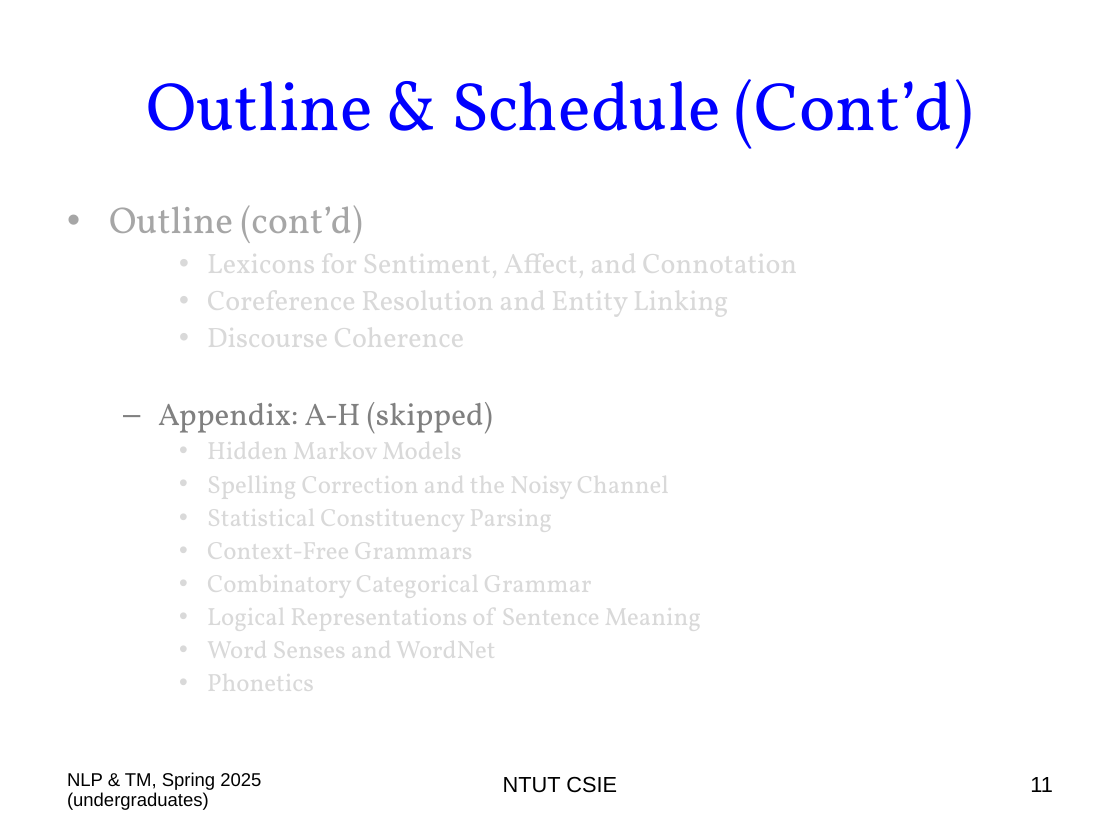
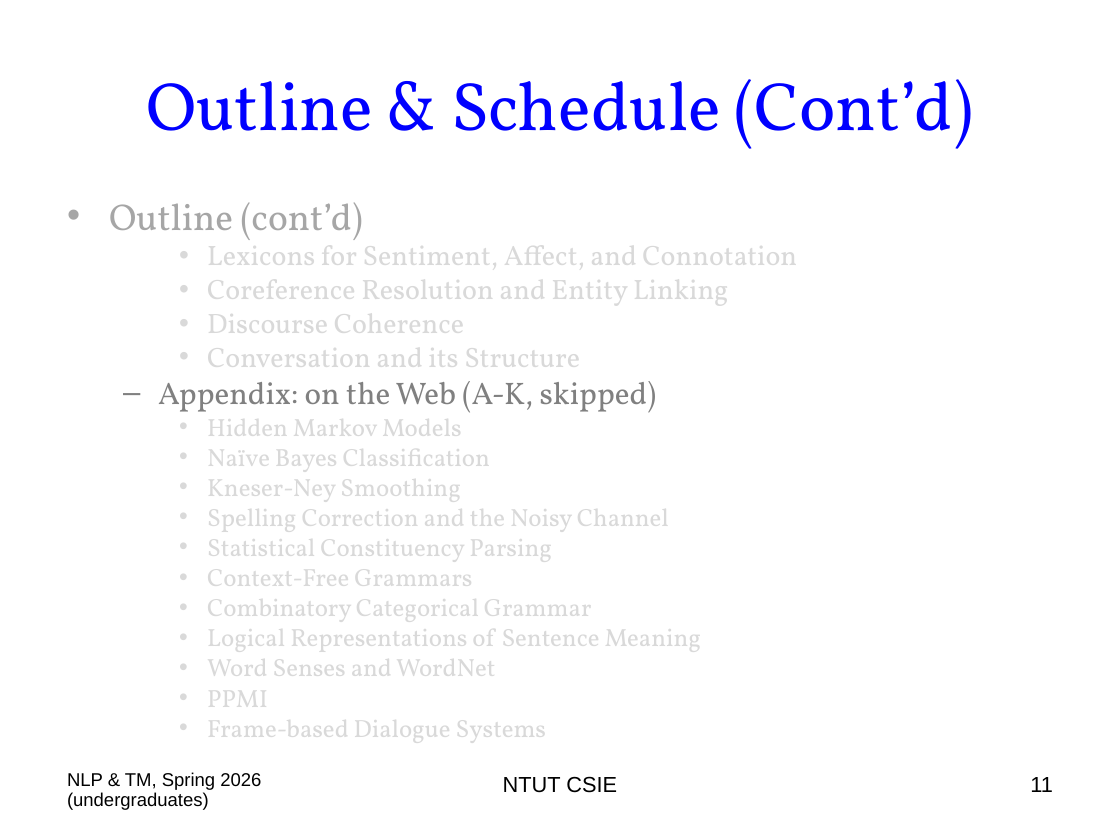
Before and after one commit to chriswjh/chriswjh.github.io, a slide deck: slide 11 of NLP_TM/00-Overview.ppt. Drawn at 1120x840 pixels with LibreOffice and Linux fonts; fonts in the diff are those of the drawing. Boxes give left, top, right and bottom in pixels: in the first picture for what was removed or moved away, otherwise in the second. Text is boxed around its words. In the diff, an @@ line names an element or a change of style, - is before the commit and + after.

```diff
--- a/NLP_TM/00-Overview.ppt
+++ b/NLP_TM/00-Overview.ppt
@@ text at bbox=[109, 202, 797, 689]: line spacing 0.9 to 0.8 @@
@@ text at bbox=[158, 336, 657, 413]: text changed @@
-  – Appendix: A-H (skipped)
+    • Conversation and its Structure
+  – Appendix: on the Web (A-K, skipped)
@@ text at bbox=[207, 438, 490, 509]: paragraphs added @@
+    • Naïve Bayes Classification
+    • Kneser-Ney Smoothing
@@ text at bbox=[207, 679, 547, 749]: text changed @@
-    • Phonetics
+    • PPMI
+    • Frame-based Dialogue Systems
@@ text at bbox=[67, 772, 261, 810]: text changed @@
-NLP & TM, Spring 2025 (undergraduates)
+NLP & TM, Spring 2026 (undergraduates)
```
Also in this commit, not shown: 45 other slides changed, 1 slide added.
